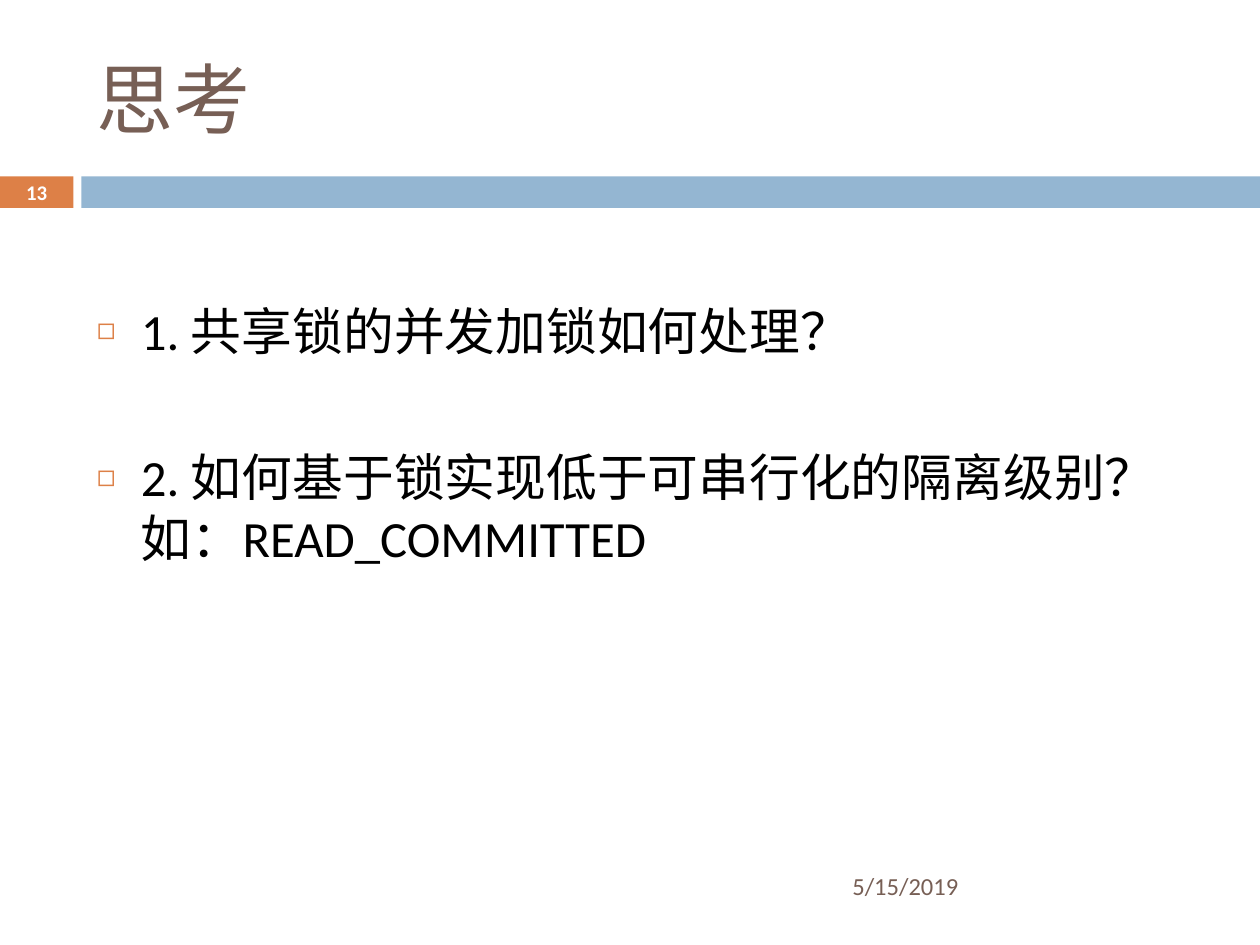
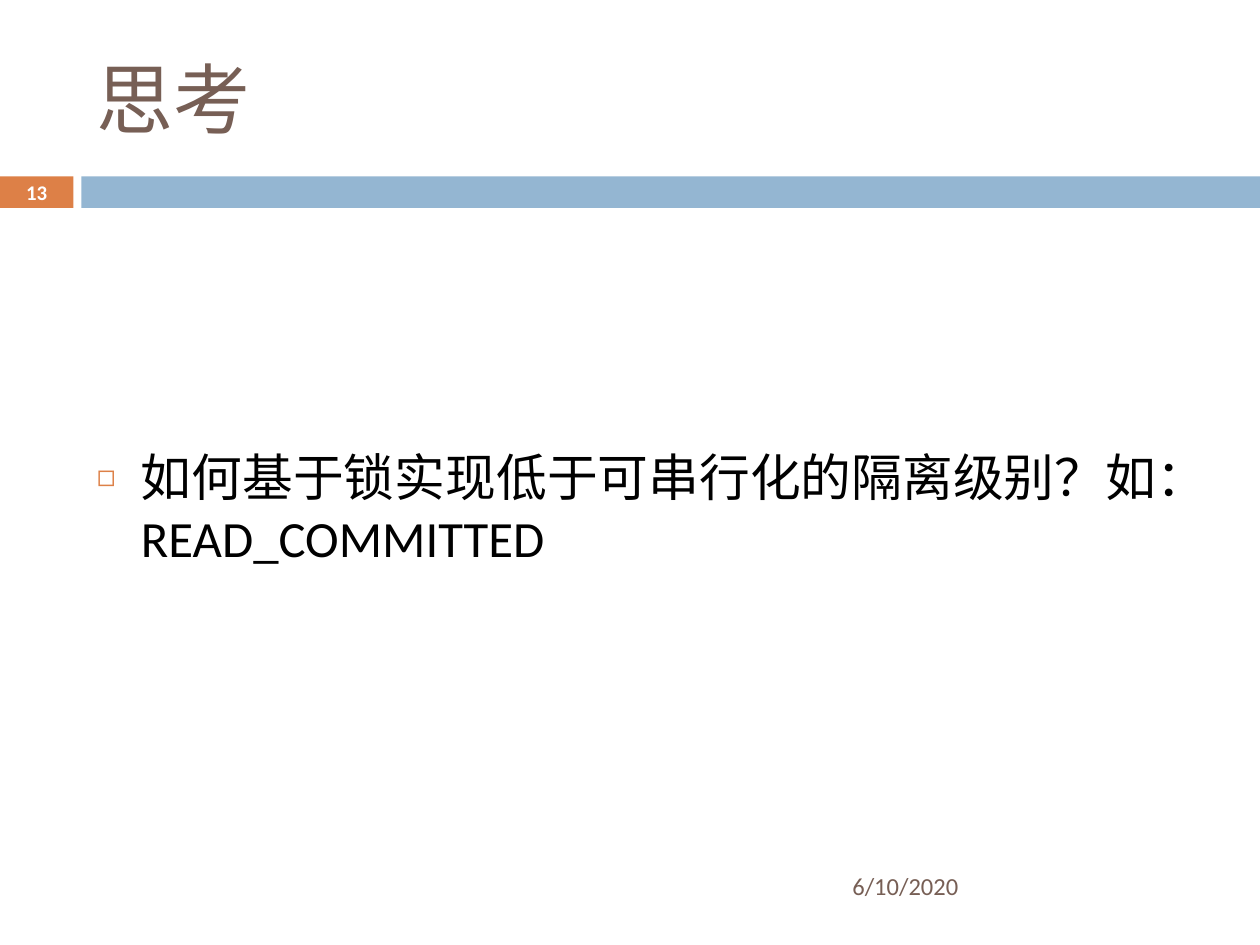
Before and after one commit to ZhangZihao270/DaSE_DBMS_Implemention, a slide deck: slide 13 of 并发控制/cc_lock/sildes/cc_lock.pptx. Drawn at 1260x945 pixels with LibreOffice and Linux fonts; fonts in the diff are those of the drawing; background and template pictures are left out. Boxes give left, top, right and bottom in pixels: in the first picture for what was removed or moved away, otherwise in the second. Text is boxed around its words. In the diff, an @@ line names an element or a change of style, - is before the commit and + after.

```diff
--- a/并发控制/cc_lock/sildes/cc_lock.pptx
+++ b/并发控制/cc_lock/sildes/cc_lock.pptx
@@ text at bbox=[141, 453, 1207, 564]: text changed @@
-◻ 1. 共享锁的并发加锁如何处理？
-◻ 2. 如何基于锁实现低于可串行化的隔离级别？如：READ_COMMITTED
+◻ 如何基于锁实现低于可串行化的隔离级别？如：READ_COMMITTED
@@ text at bbox=[852, 878, 958, 896]: text changed @@
-5/15/2019
+6/10/2020
```
Also in this commit, not shown: 12 other slides changed, 30 other files.
